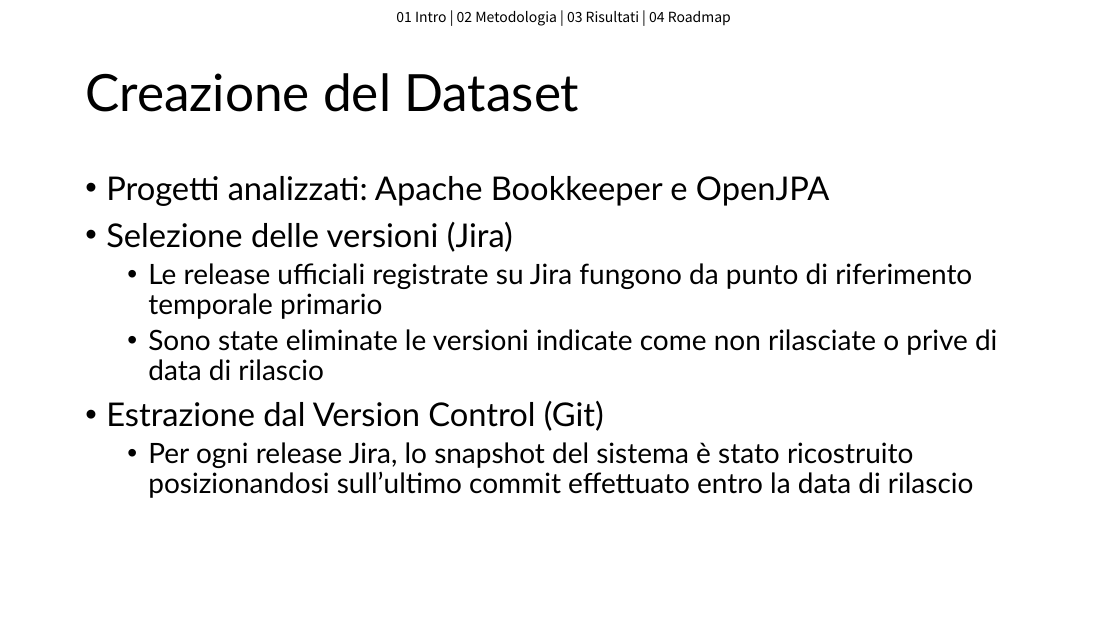
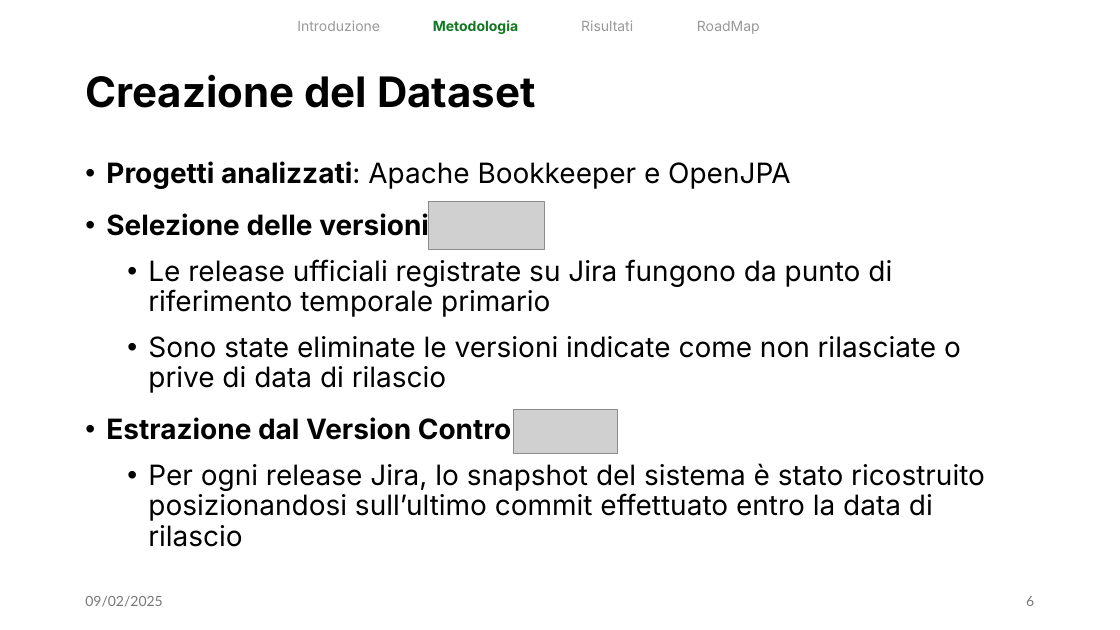
Before and after one commit to flavio-simonelli/ProjectAnalyzerAI, a slide deck: slide 6 of PresentazioneISW2Prediction.pptx. Drawn at 1120x630 pixels with LibreOffice and Linux fonts; fonts in the diff are those of the drawing; grey boxes stand for pictures. Boxes give left, top, right and bottom in pixels: in the first picture for what was removed or moved away, otherwise in the second. Text is boxed around its words. In the diff, an @@ line names an element or a change of style, - is before the commit and + after.

```diff
--- a/PresentazioneISW2Prediction.pptx
+++ b/PresentazioneISW2Prediction.pptx
@@ text added at (x1=297, y1=20, x2=380, y2=31), 12 pt, text #999999 @@
+Introduzione
@@ text removed at (x1=396, y1=11, x2=731, y2=26) @@
-01 Intro | 02 Metodologia | 03 Risultati | 04 Roadmap
@@ text added at (x1=433, y1=20, x2=518, y2=34), 12 pt, text #127622, bold @@
+Metodologia
@@ text added at (x1=581, y1=20, x2=633, y2=31), 12 pt, text #999999 @@
+Risultati
@@ text added at (x1=697, y1=21, x2=760, y2=34), 12 pt, text #999999 @@
+RoadMap
@@ title "Creazione del Dataset" at (x1=85, y1=74, x2=536, y2=108): size 44 to 36 pt, font Lato to Inter, bold on @@
@@ text "Progetti analizzati: Apache Bookkeeper e ..." moved from (x1=106, y1=176, x2=997, y2=498) to (x1=106, y1=161, x2=985, y2=547) @@
@@ text at (x1=106, y1=161, x2=985, y2=547): size 28 to 24 pt in "Progetti analizzati: Apache Bookkeeper e OpenJPA"; font Lato to Inter in "Progetti analizzati: Apache Bookkeeper e OpenJPA", "Le release ufficiali registrate su Jira fungono ...", "Sono state eliminate le versioni indicate come ...", "Per ogni release Jira, lo snapshot del ..."; bold on in "Progetti analizzati:"; more space between paragraphs @@
@@ picture added at (x1=429, y1=202, x2=544, y2=250) @@
@@ text at (x1=106, y1=211, x2=429, y2=241): text changed; size 28 to 24 pt; font Lato to Inter; bold on @@
-• Selezione delle versioni (Jira)
+• Selezione delle versioni
@@ text at (x1=106, y1=416, x2=519, y2=446): text changed; size 28 to 24 pt; font Lato to Inter; bold on @@
-• Estrazione dal Version Control (Git)
+• Estrazione dal Version Control
@@ picture added at (x1=513, y1=410, x2=618, y2=454) @@
@@ text added at (x1=85, y1=596, x2=162, y2=607), 12 pt, text #797979 @@
+09/02/2025
@@ page number added at (x1=1026, y1=596, x2=1034, y2=606), 12 pt, text #797979 @@
+6
```
Also in this commit, not shown: 18 other slides changed, 4 slides added, 3 slides removed, 1 other file.
